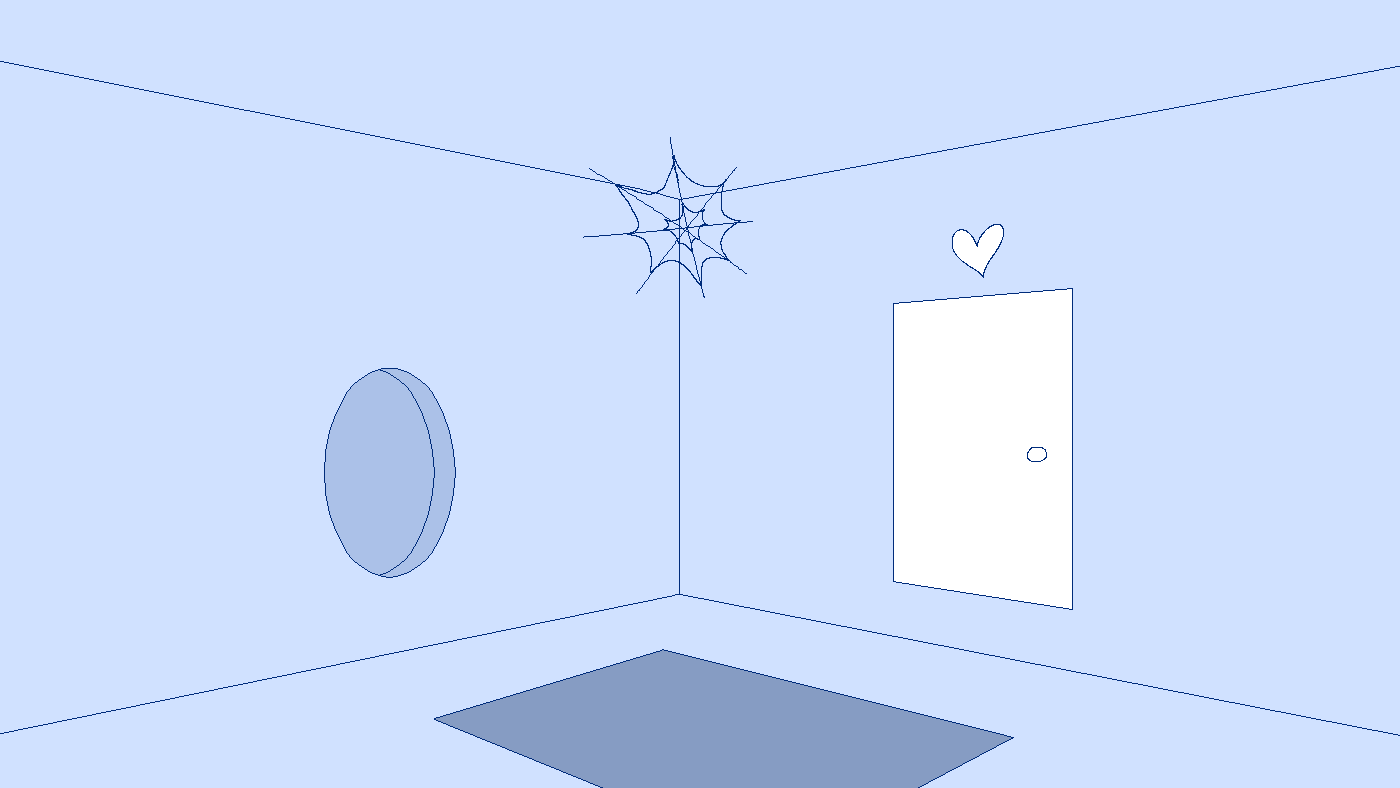
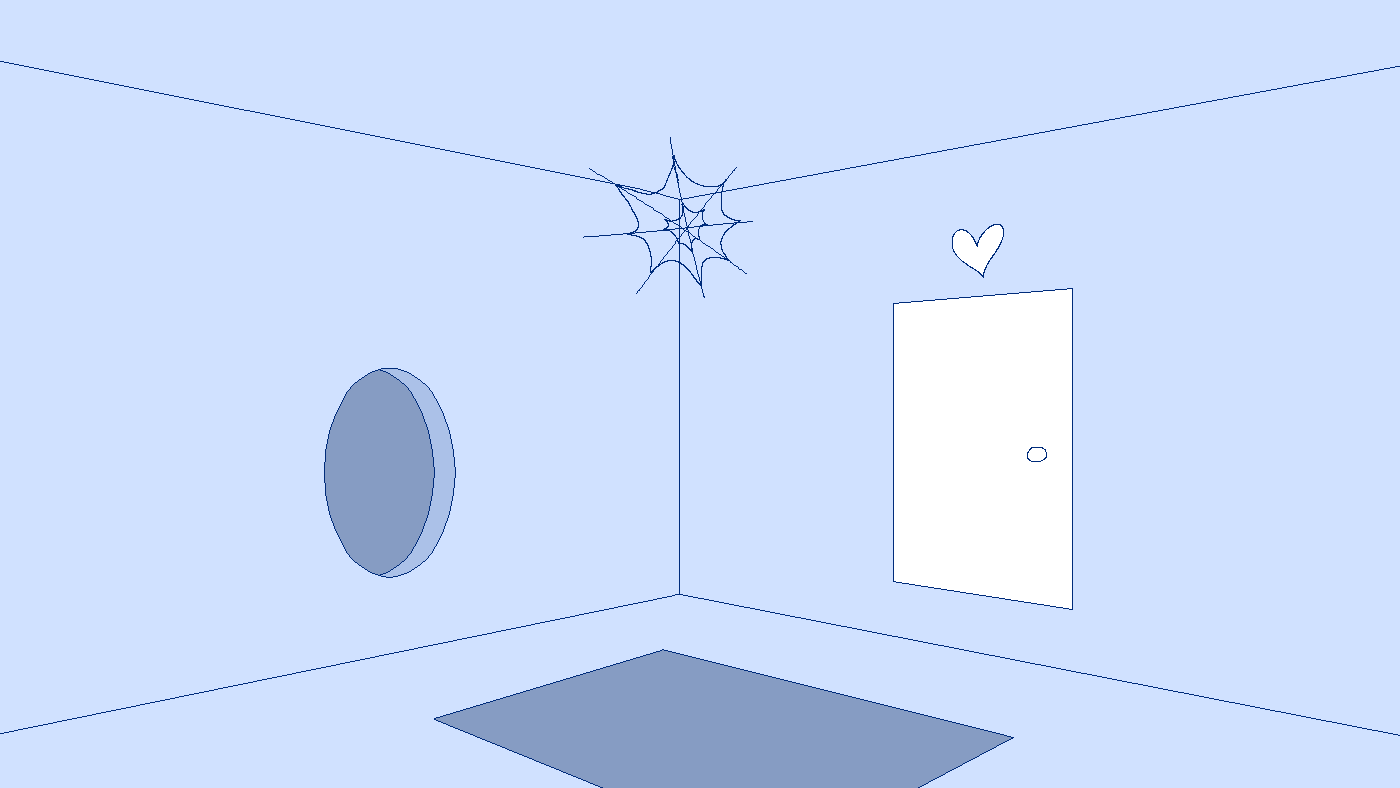
Layers edited between the first and the second 1400px x 788px image:
showed "door2Highlight" over (325, 370, 434, 575)
painted on "Paint Layer 1" over (325, 370, 434, 575)